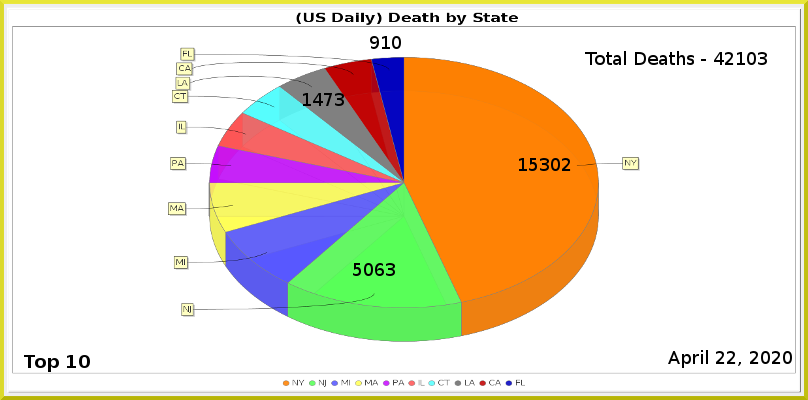
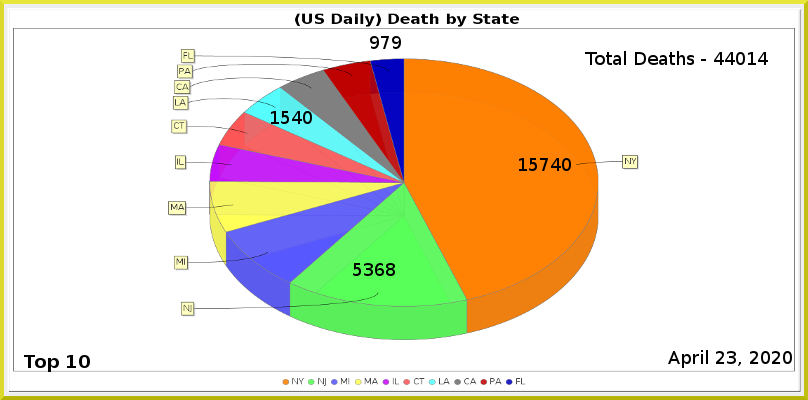
Layered file, before and after one edit (808×400). Changes by layer:
painted on "Least" over [381,36,401,49]
painted on "LA" over [271,93,344,124]
painted on "NJ" over [364,263,395,276]
painted on "NY" over [540,158,571,171]
renamed "Total Deaths - 42103" to "Total Deaths - 44014", painted on it over [725,52,768,65]
painted on "Current Date" over [727,351,736,364]
painted on "Death_by_State.png" over [7,7,802,393]
